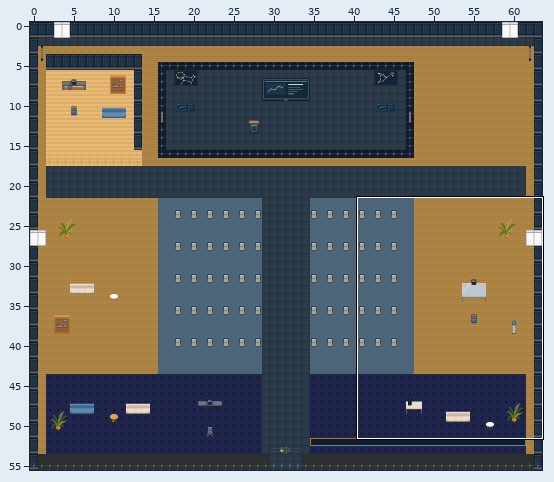
Two states of a Tiled map (JSON), maps/solar-hall.tmj. The first picture is a wide view before the edit; the outline marks the close-up.
Close-up. First the earlier version:
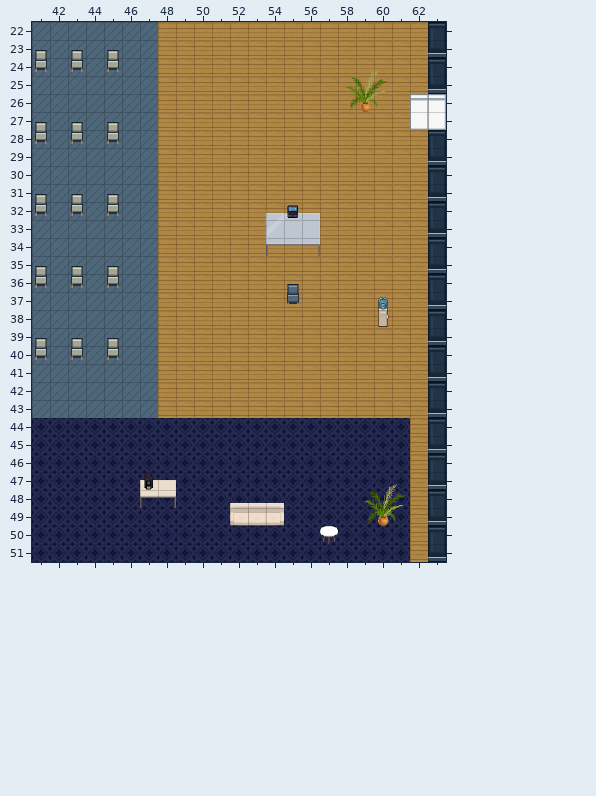
Cells are 32x32 px. Shown: x 41..63, y 22..51. The commit also changed other parts of the map, which this record leaves out.
Once edited:
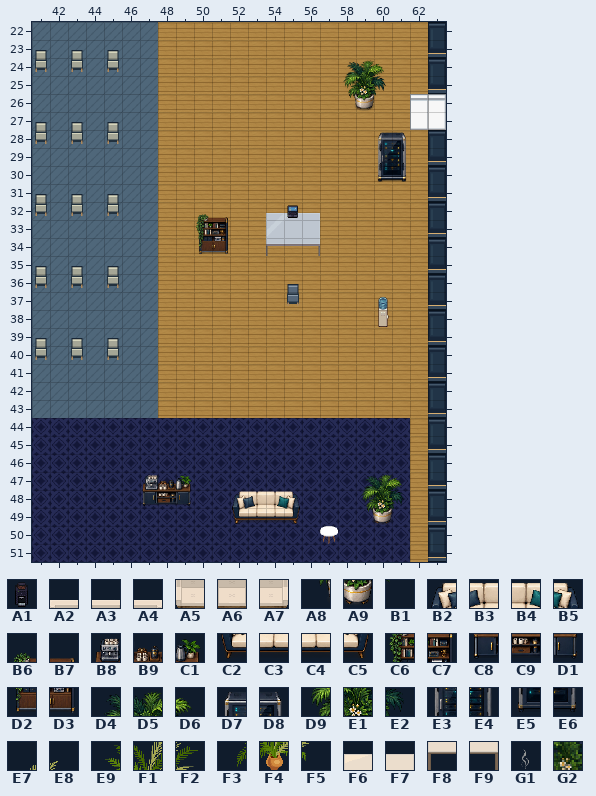
Key: from "art-10": A1 0; from "art-4": A2 0, A3 1, A4 2, A5 13, A6 14, A7 15; from "art-5": A8 6, A9 7, B1 8; from "art-6": B2 6, B3 7, B4 8, B5 9, B6 10, B7 11, B8 12, B9 13, C1 14, C2 22, C3 23, C4 24, C5 25, C6 26, C7 27, C8 28, C9 29, D1 30, D2 42, D3 43, D4 64, D5 65, D6 66, D7 75, D8 76, D9 80, E1 81, E2 82, E3 91, E4 92, E5 107, E6 108; from "art-7": E7 61, E8 62, E9 72, F1 73, F2 74, F3 84, F4 85, F5 86; from "art-8": F6 40, F7 41, F8 50, F9 51; from "interior-ambient-steam": G1 5; from "navigation-mask": G2 1.
__ is an empty cell.
Tiles replaced or removed in this view: A1, A2, A3, A4, A5, A6, A7, E7, E8, E9, F1, F2, F3, F4, F5, F6, F7, F8, F9.
Tiles of an added or newly shown layer are drawn over the layers below it.
See-through tiles are keyed as they look on the map.
Diff:
Changed rows in their new state; .. is an unchanged cell.
Layer "scenery-belowAvatar-0":
first column x 50:
24 .. .. .. .. .. .. .. .. .. __ __ ..
25 .. .. .. .. .. .. .. .. __ __ __ ..
26 .. .. .. .. .. .. .. .. A8 A9 B1 ..
28 .. .. .. .. .. .. .. .. .. .. D7 D8
29 .. .. .. .. .. .. .. .. .. .. E3 E4
30 .. .. .. .. .. .. .. .. .. .. E5 E6
32 B6 B7 .. .. .. .. .. .. .. .. .. ..
33 C6 C7 .. .. .. .. .. .. .. .. .. ..
34 D2 D3 .. .. .. .. .. .. .. .. .. ..
first column x 47:
47 B8 B9 C1 .. .. .. .. .. .. .. .. .. D4 D5 D6
48 C8 C9 D1 .. .. B2 B3 B4 B5 .. .. .. D9 E1 E2
49 .. .. .. .. .. C2 C3 C4 C5 .. .. .. A8 A9 B1
Layer "scenery-belowAvatar-1":
first column x 47:
47 __
Layer "interior-ambient-steam" (added):
first column x 47:
47 G1
Layer "interior-ambient-server" (added):
first column x 60:
28 D7 D8
29 E3 E4
30 E5 E6
Layer "scenery-aboveAvatar-0" (added):
first column x 58:
24 D4 D5 D6
25 D9 E1 E2
Layer "physical-collisions":
first column x 50:
28 .. .. .. .. .. .. .. .. .. .. G2 G2
29 .. .. .. .. .. .. .. .. .. .. G2 G2
30 .. .. .. .. .. .. .. .. .. .. G2 G2
32 G2 G2 .. .. .. .. .. .. .. .. .. ..
33 G2 G2 .. .. .. .. .. .. .. .. .. ..
34 G2 G2 .. .. .. .. .. .. .. .. .. ..
first column x 47:
47 G2 G2 G2 .. .. .. .. .. .. .. .. .. G2 G2 G2
48 .. .. G2 .. .. G2 G2 G2 G2 .. .. .. G2 G2 G2
49 .. .. .. .. .. .. .. .. G2 .. .. .. G2 .. G2
Where, in picture pixels (left, top, right, bottom), the same in both close-ups:
changed: (343, 60, 388, 112)
added: (377, 132, 407, 182)
added: (196, 214, 228, 254)
changed: (140, 473, 192, 508)
changed: (361, 474, 406, 526)
changed: (230, 491, 300, 526)
